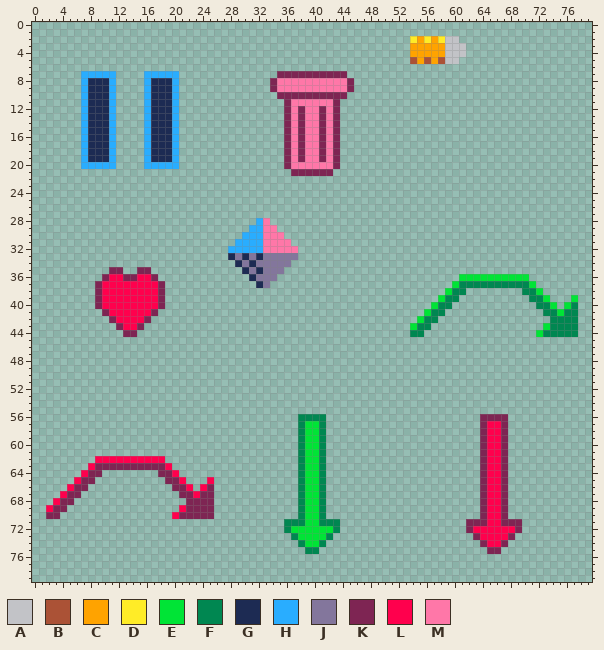
A sprite sheet gets an edit: assets/graphics/icons.png. Above is the file before it was changed.
The file is 80x80 pixels.
Palette (. is transparent): A #c2c3c7  B #ab5236  C #ffa300  D #ffec27  E #00e436  F #008751  G #1d2b53  H #29adff  J #83769c  K #7e2553  L #ff004d  M #ff77a8
Pixels before (only the part around the change), first column x 54:
43 EFF................EFFFF..
44 FF................EFFFFF..
45 ..........................
46 ..........................
47 ..........................
48 ..........................
49 ..........................
50 ..........................
51 ..........................
52 ..........................
53 ..........................
54 ..........................
55 ..........................
56 ..........KKKK............
57 ..........KLLK............
58 ..........KLLK............
59 ..........KLLK............
60 ..........KLLK............
61 ..........KLLK............
62 ..........KLLK............
63 ..........KLLK............
64 ..........KLLK............
65 ..........KLLK............
66 ..........KLLK............
67 ..........KLLK............
68 ..........KLLK............
69 ..........KLLK............
70 ..........KLLK............
71 ........KKKLLKKK..........
72 ........KLLLLLLK..........
73 .........KLLLLK...........
74 ..........KLLK............
75 ...........KK.............
76 ..........................
77 ..........................
78 ..........................
79 ..........................
The result:
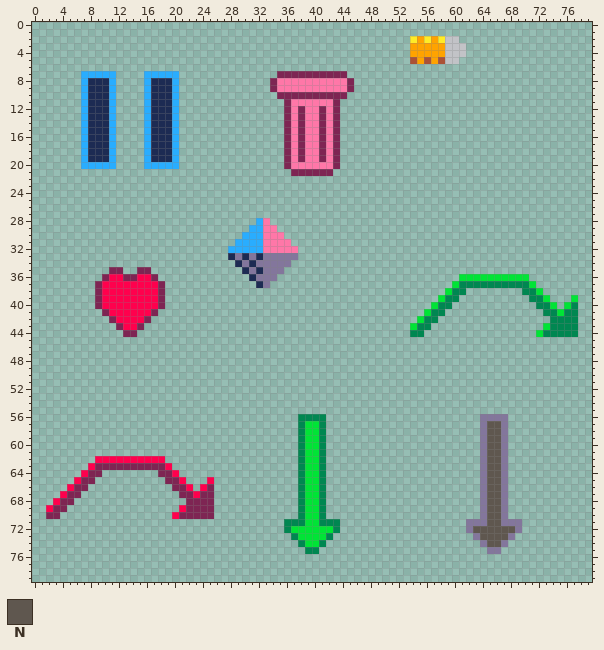
Colours new in this view: N #5f574f
From old to new:
{"y":56,"x":64,"old":"KKKK","new":"JJJJ"}
{"y":57,"x":64,"old":"KLLK","new":"JNNJ"}
{"y":58,"x":64,"old":"KLLK","new":"JNNJ"}
{"y":59,"x":64,"old":"KLLK","new":"JNNJ"}
{"y":60,"x":64,"old":"KLLK","new":"JNNJ"}
{"y":61,"x":64,"old":"KLLK","new":"JNNJ"}
{"y":62,"x":64,"old":"KLLK","new":"JNNJ"}
{"y":63,"x":64,"old":"KLLK","new":"JNNJ"}
{"y":64,"x":64,"old":"KLLK","new":"JNNJ"}
{"y":65,"x":64,"old":"KLLK","new":"JNNJ"}
{"y":66,"x":64,"old":"KLLK","new":"JNNJ"}
{"y":67,"x":64,"old":"KLLK","new":"JNNJ"}
{"y":68,"x":64,"old":"KLLK","new":"JNNJ"}
{"y":69,"x":64,"old":"KLLK","new":"JNNJ"}
{"y":70,"x":64,"old":"KLLK","new":"JNNJ"}
{"y":71,"x":62,"old":"KKKLLKKK","new":"JJJNNJJJ"}
{"y":72,"x":62,"old":"KLLLLLLK","new":"JNNNNNNJ"}
{"y":73,"x":63,"old":"KLLLLK","new":"JNNNNJ"}
{"y":74,"x":64,"old":"KLLK","new":"JNNJ"}
{"y":75,"x":65,"old":"KK","new":"JJ"}
